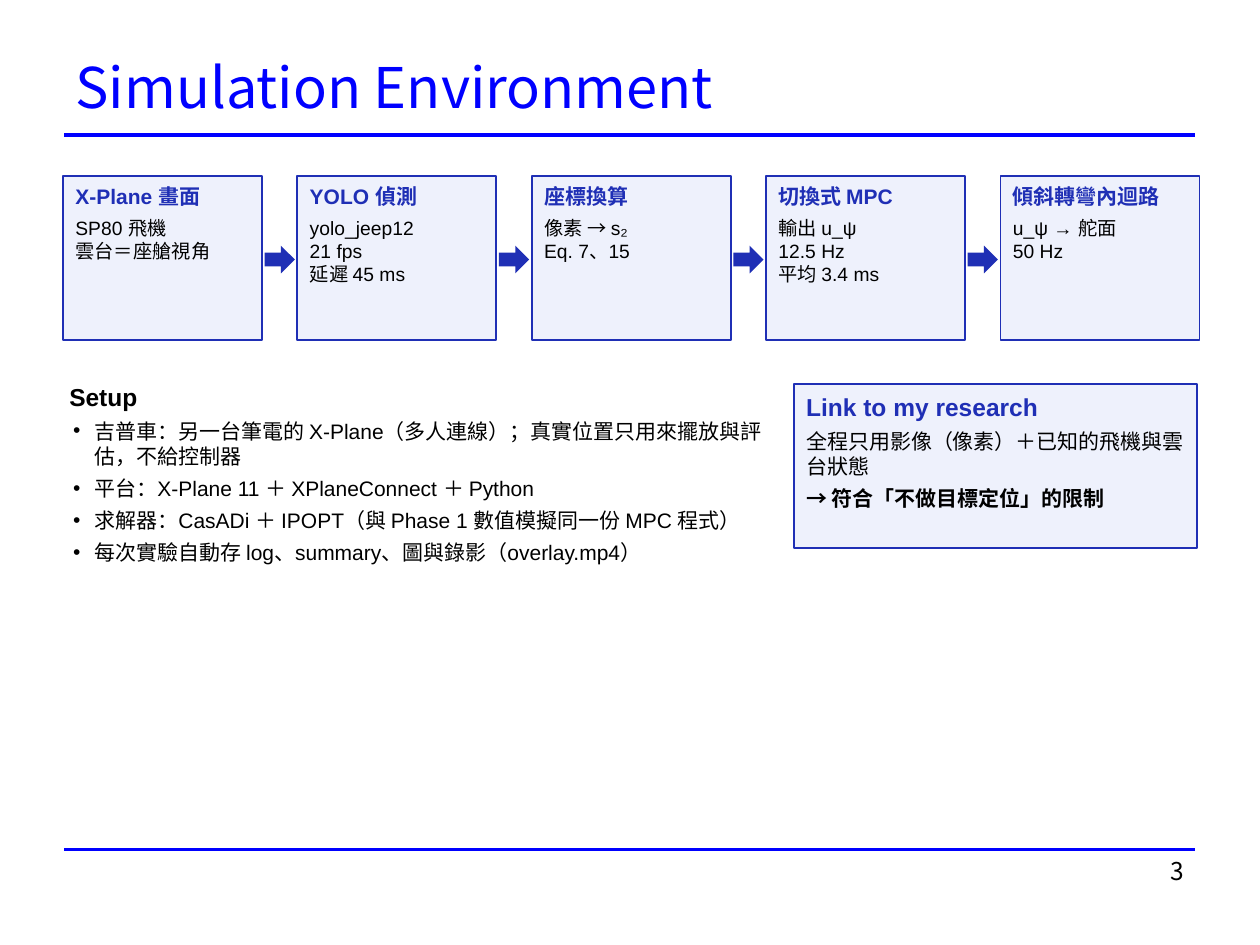
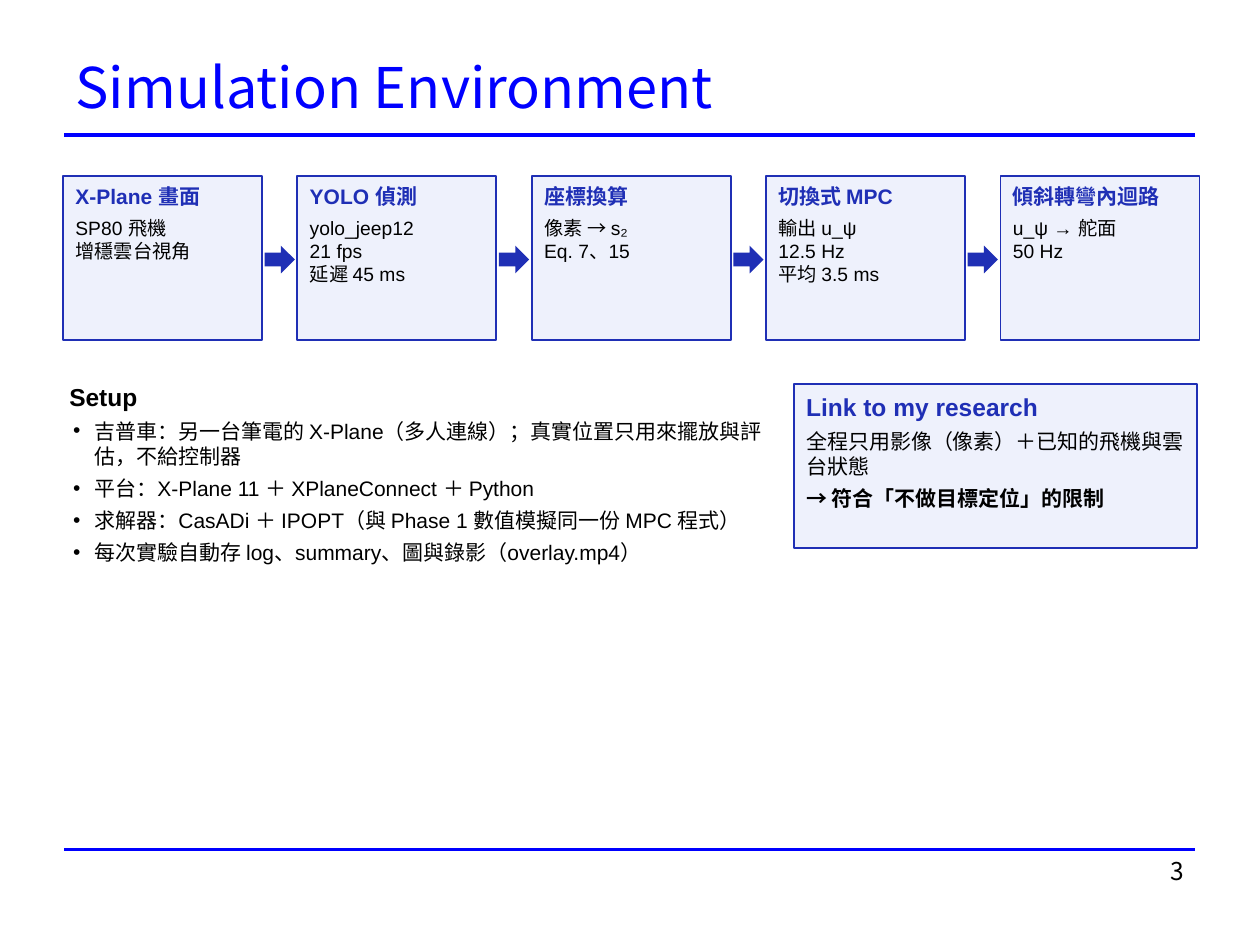
Before and after one commit to rossi1122/hsiang_thesis_simulation, a slide deck: slide 3 of docs/presentations/20261118_Phase2_進度報告.pptx. Drawn at 1260x945 pixels with LibreOffice and Linux fonts; fonts in the diff are those of the drawing. Boxes give left, top, right and bottom in pixels: in the first picture for what was removed or moved away, otherwise in the second. Text is boxed around its words. In the diff, an @@ line names an element or a change of style, - is before the commit and + after.

```diff
--- a/docs/presentations/20261118_Phase2_進度報告.pptx
+++ b/docs/presentations/20261118_Phase2_進度報告.pptx
@@ text in rectangle at bbox=[75, 242, 191, 260]: text changed @@
-雲台＝座艙視角
+增穩雲台視角
@@ text in rectangle at bbox=[778, 265, 880, 283]: text changed @@
-平均 3.4 ms
+平均 3.5 ms
```
Also in this commit, not shown: 14 other slides changed, 1 slide removed.
